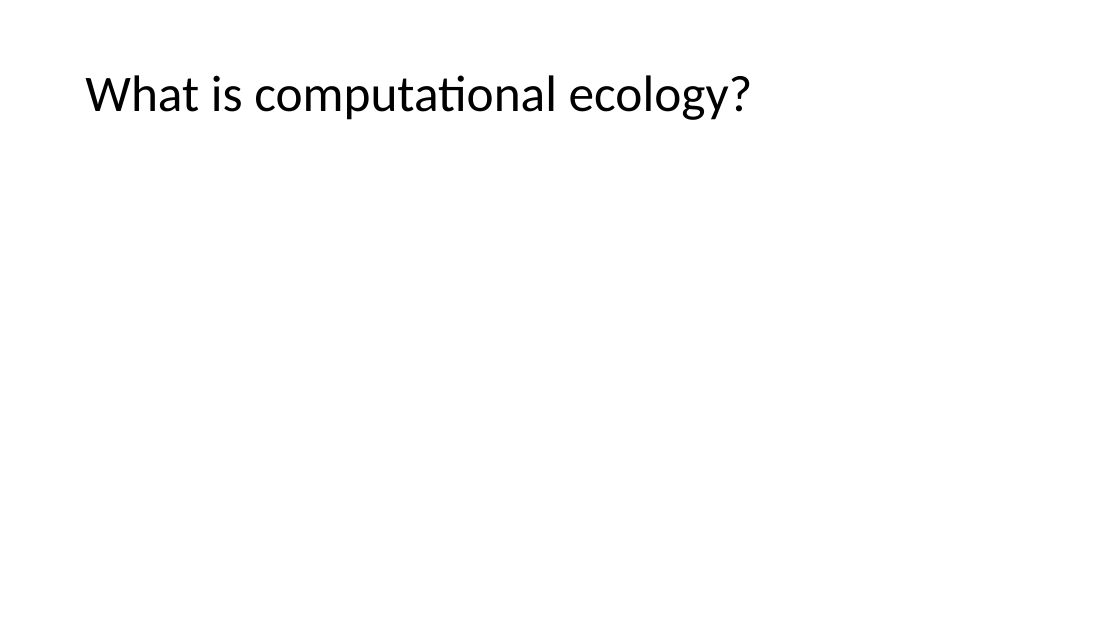
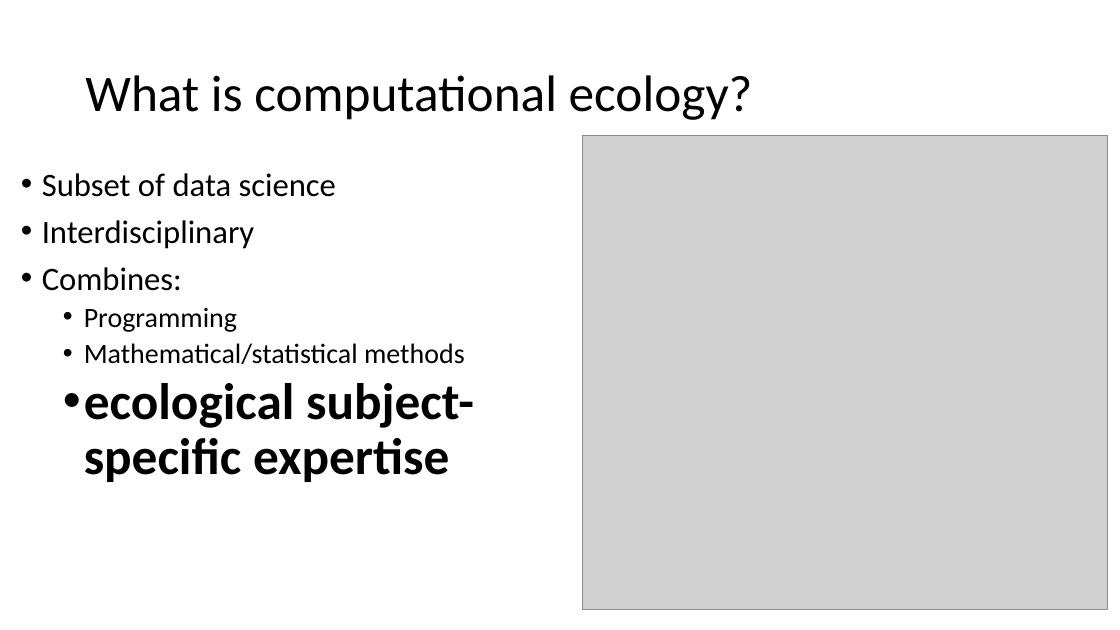
Before and after one commit to jhollist/eco_with_computers, a slide deck: slide 3 of hollister_eco_with_computers.pptx. Drawn at 1120x630 pixels with LibreOffice and Linux fonts; fonts in the diff are those of the drawing; grey boxes stand for pictures. Boxes give left, top, right and bottom in pixels: in the first picture for what was removed or moved away, otherwise in the second. Text is boxed around its words. In the diff, an @@ line names an element or a change of style, - is before the commit and + after.

```diff
--- a/hollister_eco_with_computers.pptx
+++ b/hollister_eco_with_computers.pptx
@@ picture added at [583,135,1108,610] @@
@@ text added at [42,173,474,482], 28 pt, text #000000 @@
+• Subset of data science
+• Interdisciplinary
+• Combines:
+  • Programming
+  • Mathematical/statistical methods
+  • ecological subject-specific expertise
```
Also in this commit, not shown: 1 other slide changed, 1 slide added, 1 slide removed.
